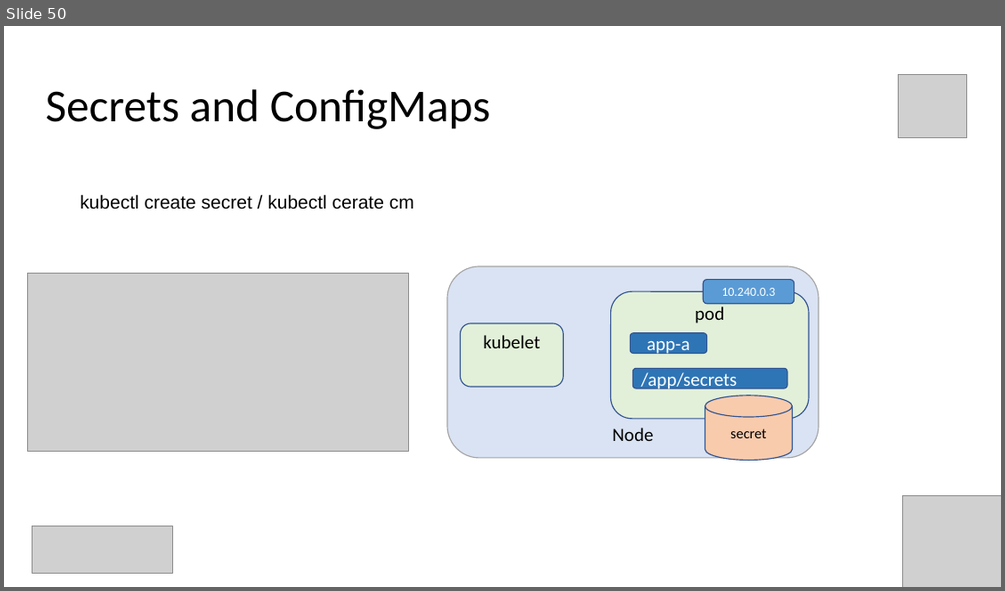
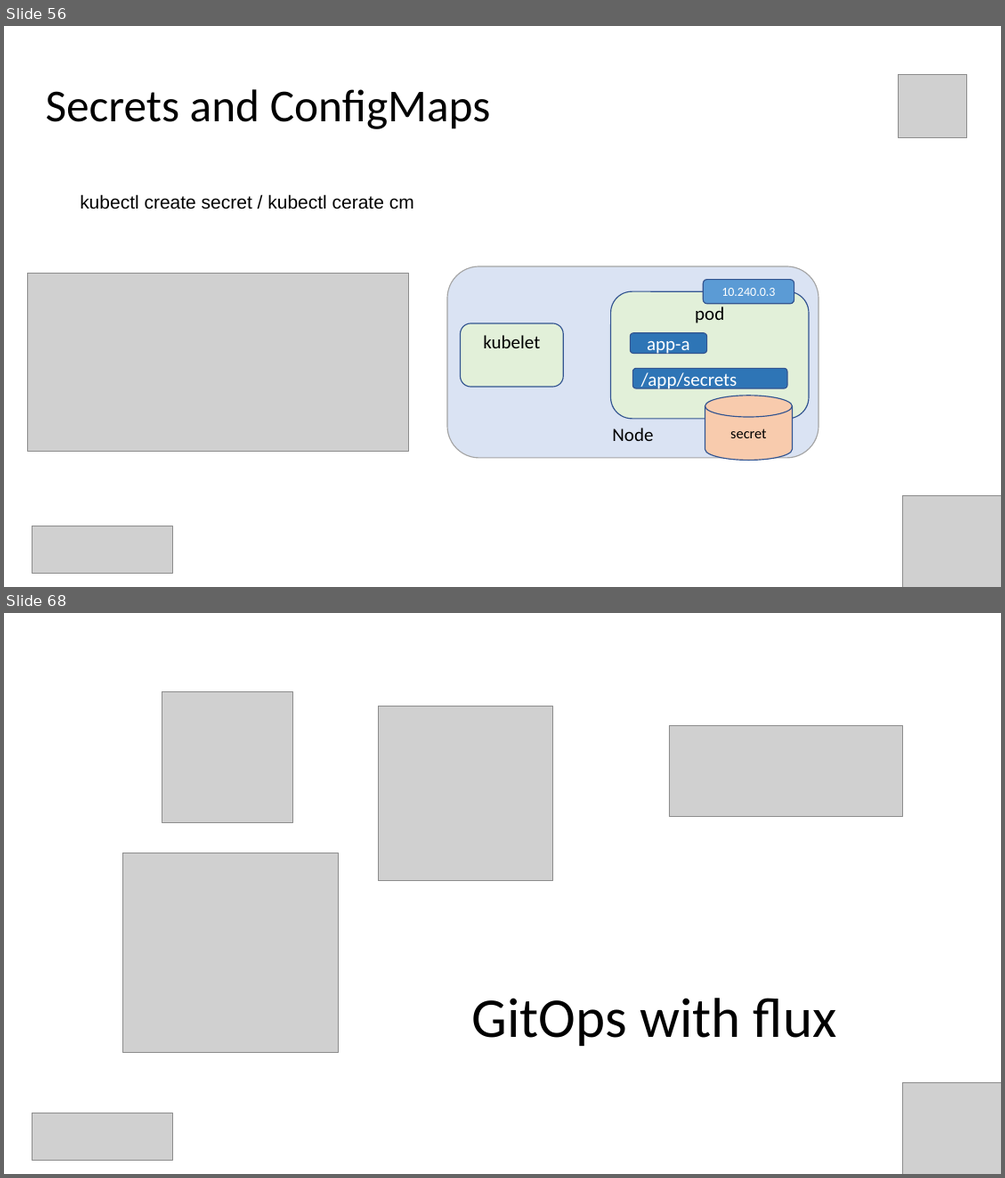
Before and after one commit to Infrastructure-AsCode/aks-101, a slide deck: slides/k8s-101.pptx. Shown one above the other, each under a label of ours: slide 50 before the commit, slides 56 and 68 after it; the slides between them are not shown. The pictures are 1005x591 and 1005x1178 pixels, drawn with LibreOffice and Linux fonts; fonts in the diff are those of the drawing; grey boxes stand for pictures. Boxes give left, top, right and bottom in pixels: in the first picture for what was removed or moved away, otherwise in the second. Text is boxed around its words. In the diff, an @@ line names an element or a change of style, - is before the commit and + after.

```diff
--- a/slides/k8s-101.pptx
+++ b/slides/k8s-101.pptx
@@ slide 68 added at box(4, 613, 1001, 1174), background #FFFFFF @@
@@ picture added at box(162, 691, 293, 822) @@
@@ picture added at box(379, 706, 553, 880) @@
@@ picture added at box(669, 725, 902, 817) @@
@@ picture added at box(123, 853, 339, 1052) @@
@@ text added at box(472, 997, 837, 1046), 54 pt, text #000000 @@
+GitOps with flux
@@ picture added at box(903, 1082, 1001, 1174) @@
@@ picture added at box(32, 1113, 173, 1160) @@
@@ what was slide 50 is now slide 56 @@
```
Also in this commit, not shown: 7 slides changed, 26 other slides added, 2 slides removed, 19 other files.
